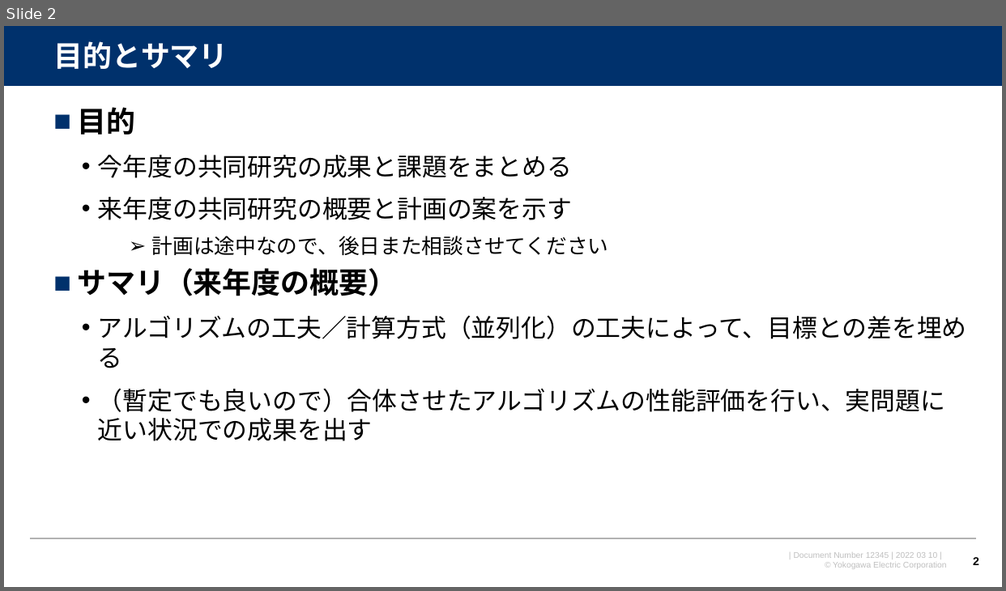
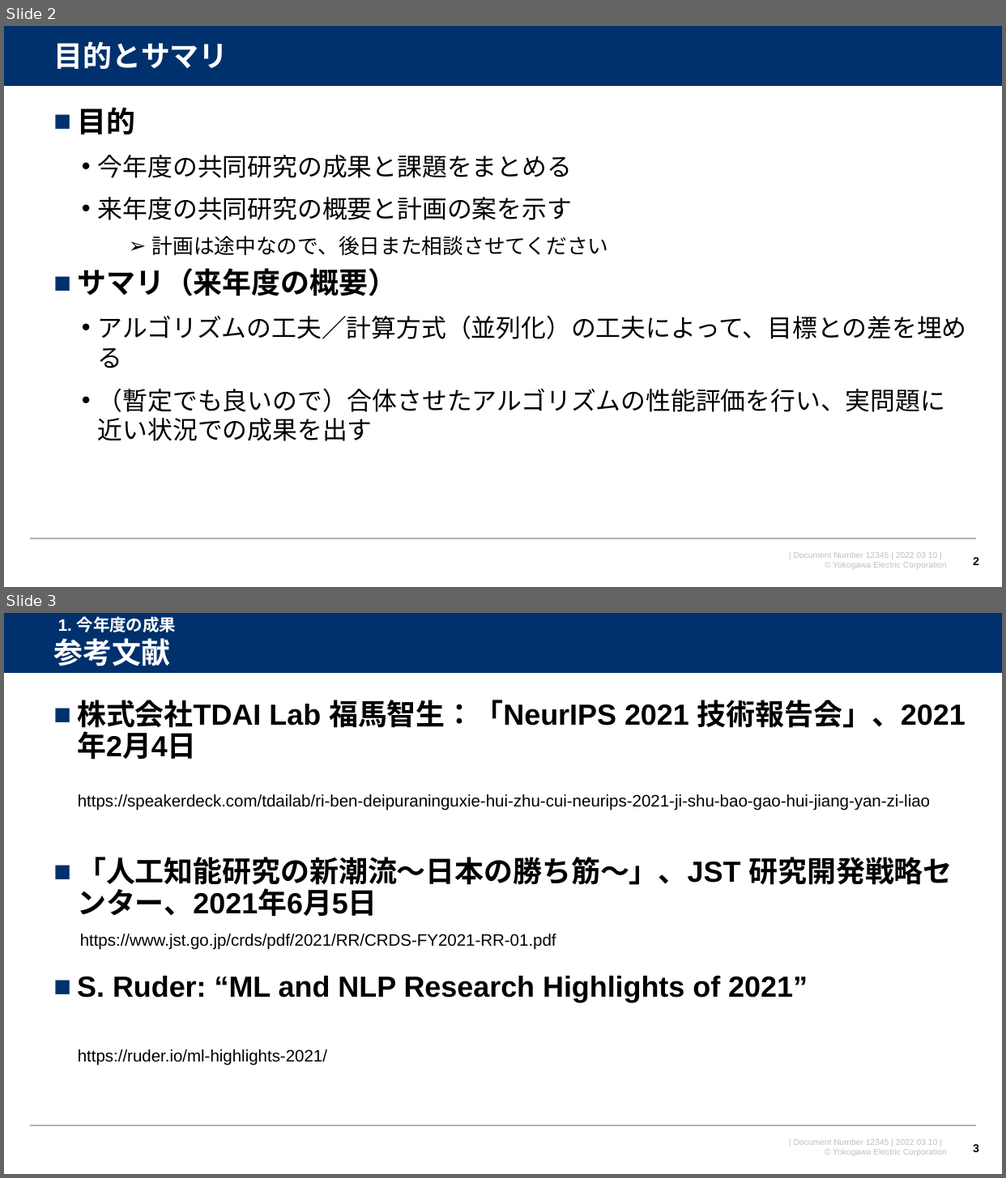
Before and after one commit to watarukumagai-git/opt, a slide deck: MMW/220310_MMW_kumagai_rev.0.pptx. Shown one above the other, each under a label of ours: slide 2 before the commit, slides 2 and 3 after it. The pictures are 1006x591 and 1006x1178 pixels, drawn with LibreOffice and Linux fonts; fonts in the diff are those of the drawing; background and template pictures are left out. Boxes give left, top, right and bottom in pixels: in the first picture for what was removed or moved away, otherwise in the second. Text is boxed around its words. In the diff, an @@ line names an element or a change of style, - is before the commit and + after.

```diff
--- a/MMW/220310_MMW_kumagai_rev.0.pptx
+++ b/MMW/220310_MMW_kumagai_rev.0.pptx
@@ slide 3 added at bbox=[4, 613, 1002, 1174], background #FFFFFF; not listed: 4 template elements that a slide beside it also shows @@
@@ text added at bbox=[58, 616, 177, 632], 16 pt, text #FFFFFF, bold @@
+1. 今年度の成果
@@ title added at bbox=[53, 638, 170, 666], 28 pt, text #FFFFFF, bold @@
+参考文献
@@ text added at bbox=[77, 700, 965, 1003], 28 pt, text #000000, bold @@
+■ 株式会社TDAI Lab 福馬智生：「NeurIPS 2021 技術報告会」、2021年2月4日
+■ 「人工知能研究の新潮流～日本の勝ち筋～」、JST 研究開発戦略センター、2021年6月5日
+■ S. Ruder: “ML and NLP Research Highlights of 2021”
@@ text added at bbox=[78, 794, 930, 811], 16 pt, text #000000 @@
+https://speakerdeck.com/tdailab/ri-ben-deipuraninguxie-hui-zhu-cui-neurips-2021-ji-shu-bao-gao-hui-jiang-yan-zi-liao
@@ text added at bbox=[80, 934, 556, 950], 16 pt, text #000000 @@
+https://www.jst.go.jp/crds/pdf/2021/RR/CRDS-FY2021-RR-01.pdf
@@ text added at bbox=[78, 1050, 327, 1066], 16 pt, text #000000 @@
+https://ruder.io/ml-highlights-2021/
@@ page number added at bbox=[973, 1144, 979, 1152], 11 pt, text #000000, bold @@
+3
```
Also in this commit, not shown: 6 slides changed, 9 other slides added, 12 slides removed.
